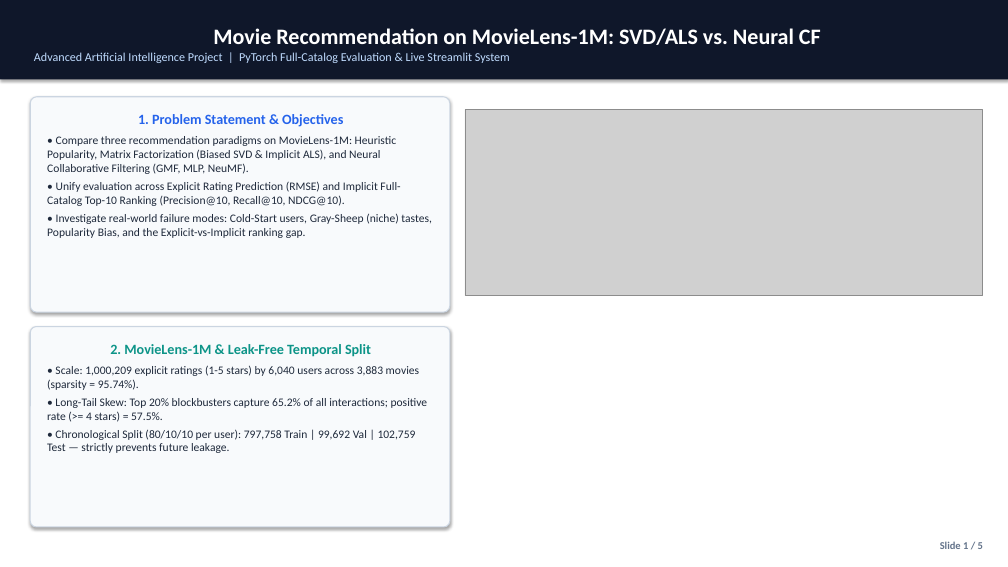
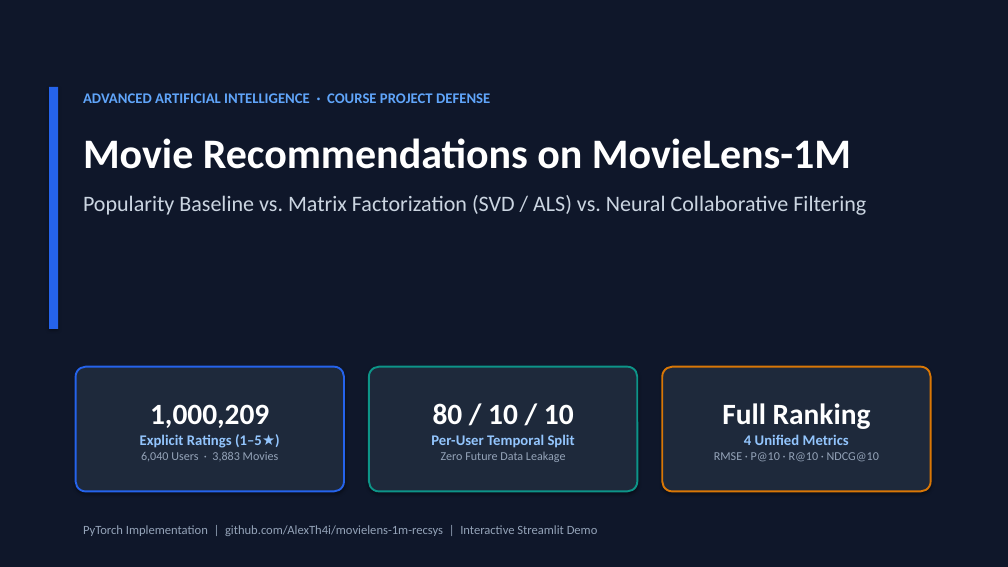
Before and after one commit to AlexTh4i/movielens-1m-recsys, a slide deck: slide 1 of docs/presentation_5_slides.pptx. Drawn at 1008x567 pixels with LibreOffice and Linux fonts; fonts in the diff are those of the drawing; grey boxes stand for pictures. Boxes give left, top, right and bottom in pixels: in the first picture for what was removed or moved away, otherwise in the second. Text is boxed around its words. In the diff, an @@ line names an element or a change of style, - is before the commit and + after.

Commit message:
Redesign 5-slide defense deck in keynote style and add non-tech 5-slide explainer deck

```diff
--- a/docs/presentation_5_slides.pptx
+++ b/docs/presentation_5_slides.pptx
@@ background #FFFFFF to #0F172A @@
@@ rectangle removed at [0,0,1008,79] @@
-Movie Recommendation on MovieLens-1M: SVD/ALS vs. Neural CF
-Advanced Artificial Intelligence Project | PyTorch Full-Catalog Evaluation & Live Streamlit System
@@ rectangle added at [49,87,58,329], fill #2563EB @@
@@ text added at [83,93,490,103], 14 pt, text #60A5FA, bold @@
+ADVANCED ARTIFICIAL INTELLIGENCE · COURSE PROJECT DEFENSE
@@ picture removed at [465,110,983,296] @@
@@ text "Movie Recommendations on MovieLens-1M": place and size @@
-text "Movie Recommendations on MovieLens-1M" at [30,97,450,312]
+text "Movie Recommendations on MovieLens-1M" at [83,138,866,215]
@@ text "Movie Recommendations on MovieLens-1M" at [83,138,866,215]: fill #F8FAFC to none; outline #CBD5E1 1 pt to none; shadow off @@
@@ text at [83,138,866,215]: text changed; size 11 to 21 pt; text colour #1E293B to #CBD5E1 @@
-1. Problem Statement & Objectives
-• Compare three recommendation paradigms on MovieLens-1M: Heuristic Popularity, Matrix Factorization (Biased SVD & Implicit ALS), and Neural Collaborative Filtering (GMF, MLP, NeuMF).
-• Unify evaluation across Explicit Rating Prediction (RMSE) and Implicit Full-Catalog Top-10 Ranking (Precision@10, Recall@10, NDCG@10).
-• Investigate real-world failure modes: Cold-Start users, Gray-Sheep (niche) tastes, Popularity Bias, and the Explicit-vs-Implicit ranking gap.
+Movie Recommendations on MovieLens-1M
+Popularity Baseline vs. Matrix Factorization (SVD / ALS) vs. Neural Collaborative Filtering
@@ rounded rectangle "1,000,209": place and size @@
-rounded rectangle "1,000,209" at [30,327,450,527]
+rounded rectangle "1,000,209" at [76,367,344,492]
@@ rounded rectangle "1,000,209" at [76,367,344,492]: vertical alignment top to middle; fill #F8FAFC to #1E293B; outline #CBD5E1 1 pt to #2563EB 1.8 pt; proportions changed @@
@@ rounded rectangle added at [369,367,637,492], fill #1E293B, outline #0D9488 1.8 pt, 14 pt, text #93C5FD, bold @@
+80 / 10 / 10
+Per-User Temporal Split
+Zero Future Data Leakage
@@ rounded rectangle added at [662,367,931,492], fill #1E293B, outline #D97706 1.8 pt, 11.5 pt, text #94A3B8, bold @@
+Full Ranking
+4 Unified Metrics
+RMSE · P@10 · R@10 · NDCG@10
@@ text in rounded rectangle at [140,404,279,461]: text changed; size 11 to 11.5 pt; text colour #1E293B to #94A3B8; bold on @@
-2. MovieLens-1M & Leak-Free Temporal Split
-• Scale: 1,000,209 explicit ratings (1-5 stars) by 6,040 users across 3,883 movies (sparsity = 95.74%).
-• Long-Tail Skew: Top 20% blockbusters capture 65.2% of all interactions; positive rate (>= 4 stars) = 57.5%.
-• Chronological Split (80/10/10 per user): 797,758 Train | 99,692 Val | 102,759 Test — strictly prevents future leakage.
+1,000,209
+Explicit Ratings (1–5★)
+6,040 Users · 3,883 Movies
@@ text added at [83,525,598,536], 12 pt, text #94A3B8 @@
+PyTorch Implementation | github.com/AlexTh4i/movielens-1m-recsys | Interactive Streamlit Demo
@@ text removed at [940,541,983,549] @@
-Slide 1 / 5
```
Also in this commit, not shown: 3 other slides changed, 1 slide added, 1 slide removed, 9 other files.
